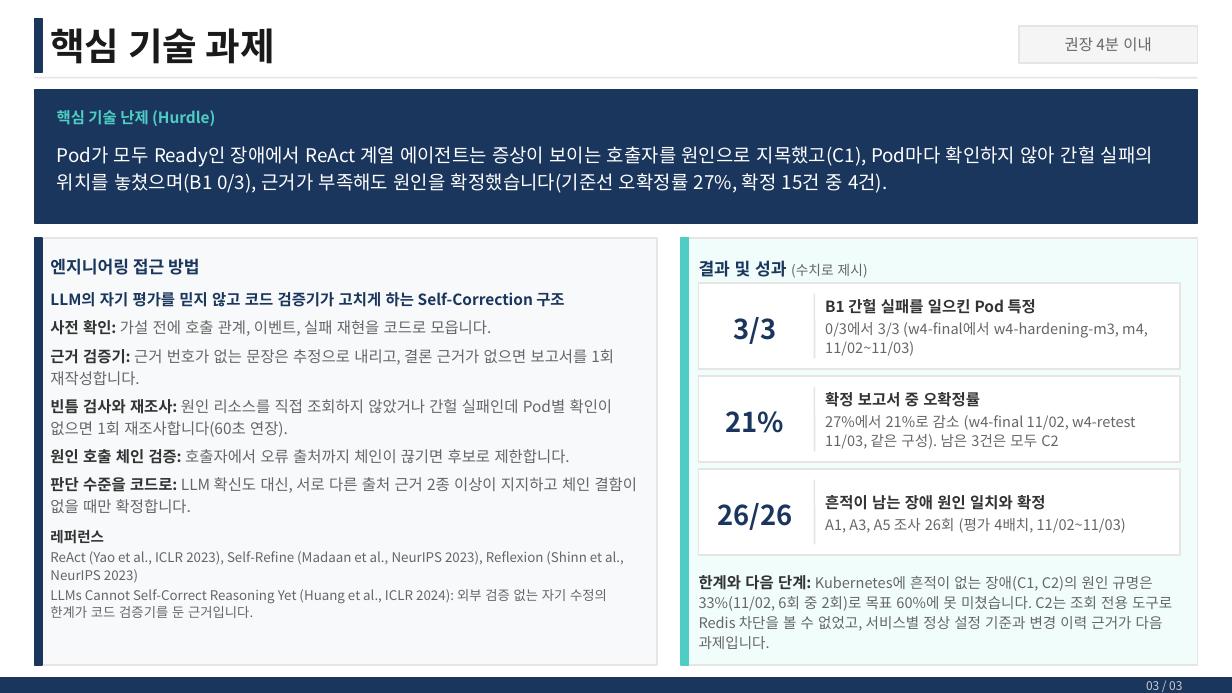
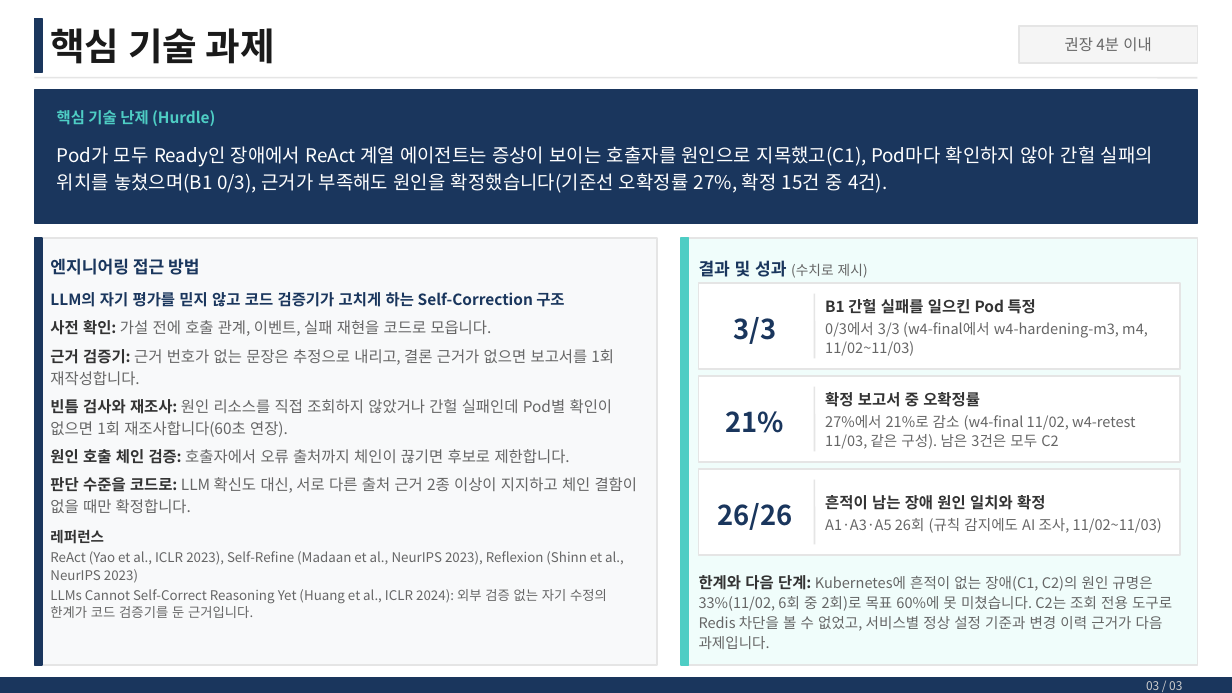
Before and after one commit to skax-jihyeryu/KubeGuardian, a slide deck: slide 4 of docs/산출물/AI_Master_Project_최종발표_멘티명_사번.pptx. Drawn at 1232x693 pixels with LibreOffice and Linux fonts; fonts in the diff are those of the drawing. Boxes give left, top, right and bottom in pixels: in the first picture for what was removed or moved away, otherwise in the second. Text is boxed around its words. In the diff, an @@ line names an element or a change of style, - is before the commit and + after.

```diff
--- a/docs/산출물/AI_Master_Project_최종발표_멘티명_사번.pptx
+++ b/docs/산출물/AI_Master_Project_최종발표_멘티명_사번.pptx
@@ text at bbox=[825, 518, 1162, 533]: text changed @@
-A1, A3, A5 조사 26회 (평가 4배치, 11/02~11/03)
+A1·A3·A5 26회 (규칙 감지에도 AI 조사, 11/02~11/03)
```
Also in this commit, not shown: 2 other slides changed, 7 other files.
